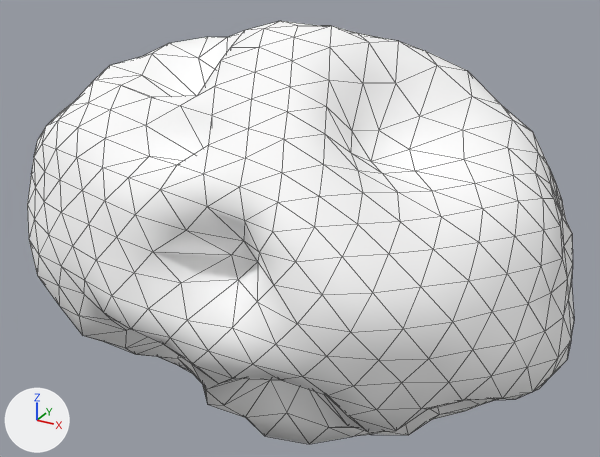
The glTF model assets/asteroids/asteroid_04.glb: old version first, new version second.
Both versions are drawn from a camera (50 mm lens) standing at (1.5, -2.71, 1.4) and looking at (0.01, -0.01, 0.05). Lighting does not change. The marker at lower left points along +X, +Y and +Z. The older version comes first. Mesh edges are drawn as thin lines. Vertices at exactly the same position are counted once.

Names of what the first picture shows: 'Asteroid_04'.
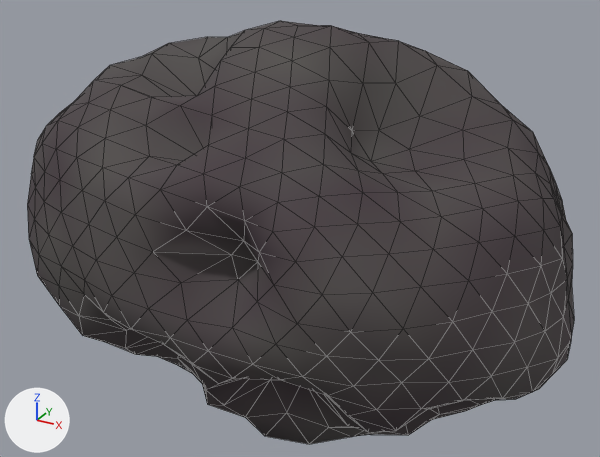
Pixel boxes [x1, y1, x2, y2] of what changed, in the pictures (600 x 457 px):
'Asteroid_04', recoloured (darker): [27, 21, 574, 444] in both

Edits to the bpy script that builds the scene:
```text
Change mat_asteroidrock_04:
    where n0 = _N.new('ShaderNodeBsdfPrincipled'); n0.name = 'Principled BSDF'
    remove n0.inputs[0].default_value = (1.0, 1.0, 1.0, 1.0)  # 'Base Color', white #ffffff
    n0.inputs[1].default_value: 0.0483 -> 0.0446  # 'Metallic'
    n0.inputs[2].default_value: 0.969 -> 0.914  # 'Roughness'
    add n2 = _N.new('ShaderNodeVertexColor'); n2.name = 'Color Attribute'
    add _L.new(n2.outputs[0], n0.inputs[0])  # 'Color' to 'Base Color'
Change me_icosphere:
    where me_icosphere.from_pydata(...)  # 642 vertices, 1280 faces; spans x -1.14..1.12, y -0.77..0.76, z -0.72..0.86
    used by ob_asteroid_04; location = (0.0, 0.0, 0.0)
    me_icosphere part 1: vertex colours changed
```
